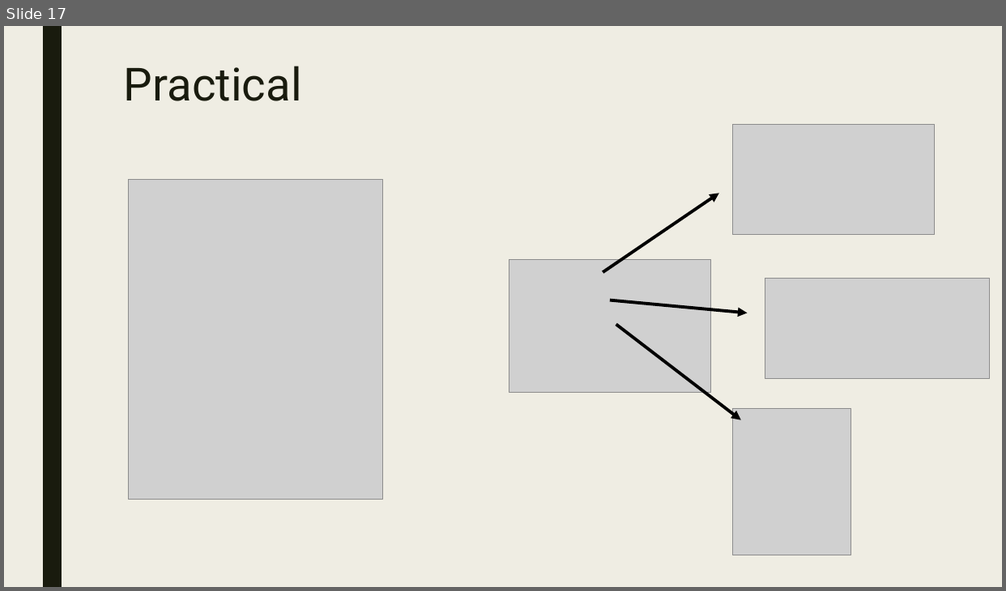
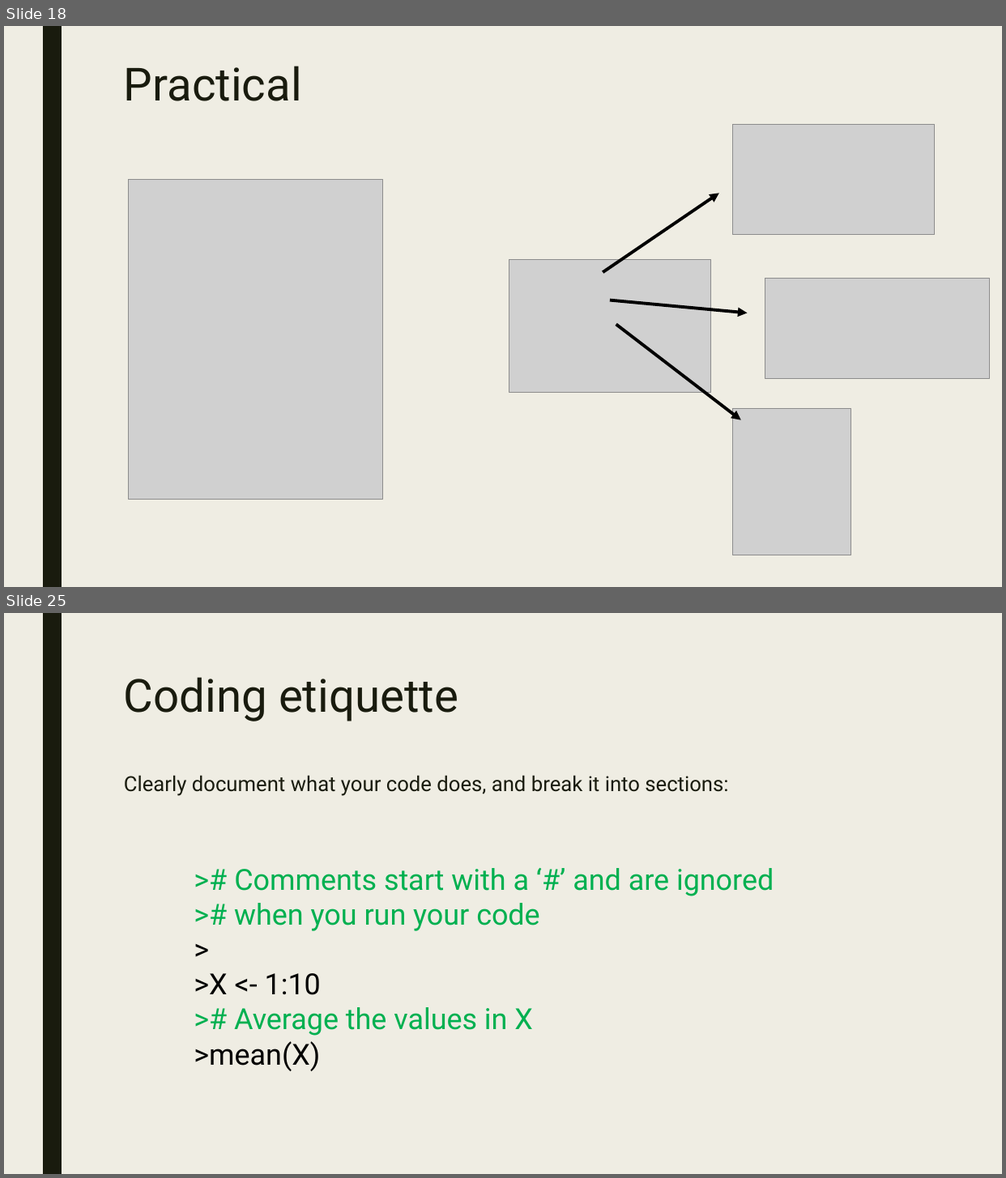
Before and after one commit to AugustT/reproducibility_masterclass, a slide deck: A Masterclass in Reproducibility.odp. Shown one above the other, each under a label of ours: slide 17 before the commit, slides 18 and 25 after it; the slides between them are not shown. The pictures are 1006x591 and 1006x1178 pixels, drawn with LibreOffice and Linux fonts; fonts in the diff are those of the drawing; grey boxes stand for pictures. Boxes give left, top, right and bottom in pixels: in the first picture for what was removed or moved away, otherwise in the second. Text is boxed around its words. In the diff, an @@ line names an element or a change of style, - is before the commit and + after.

Commit message:
Update presentation Add coding etiquette practical

```diff
--- a/A Masterclass in Reproducibility.odp
+++ b/A Masterclass in Reproducibility.odp
@@ slide 25 added at [4,613,1002,1174], background #EFEDE3; not listed: 1 template element that a slide beside it also shows @@
@@ title added at [124,677,458,722], 44 pt, text #191B0E @@
+Coding etiquette
@@ text added at [124,775,728,796], 20 pt, text #191B0E @@
+Clearly document what your code does, and break it into sections:
@@ free added at [187,858,850,1075], 28 pt, text #00B050 @@
+># Comments start with a ‘#’ and are ignored
+># when you run your code
+>
+>X <- 1:10
+># Average the values in X
+>mean(X)
@@ what was slide 17 is now slide 18 @@
```
Also in this commit, not shown: 1 slide changed, 10 other slides added, 4 other files.
